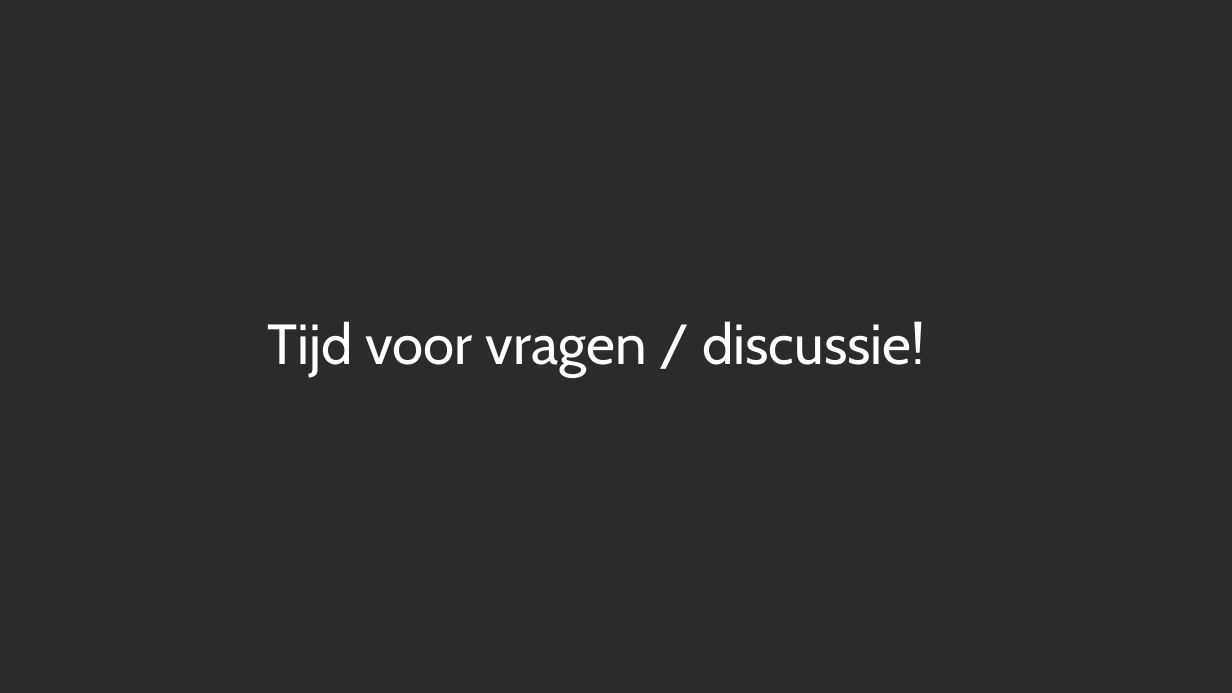
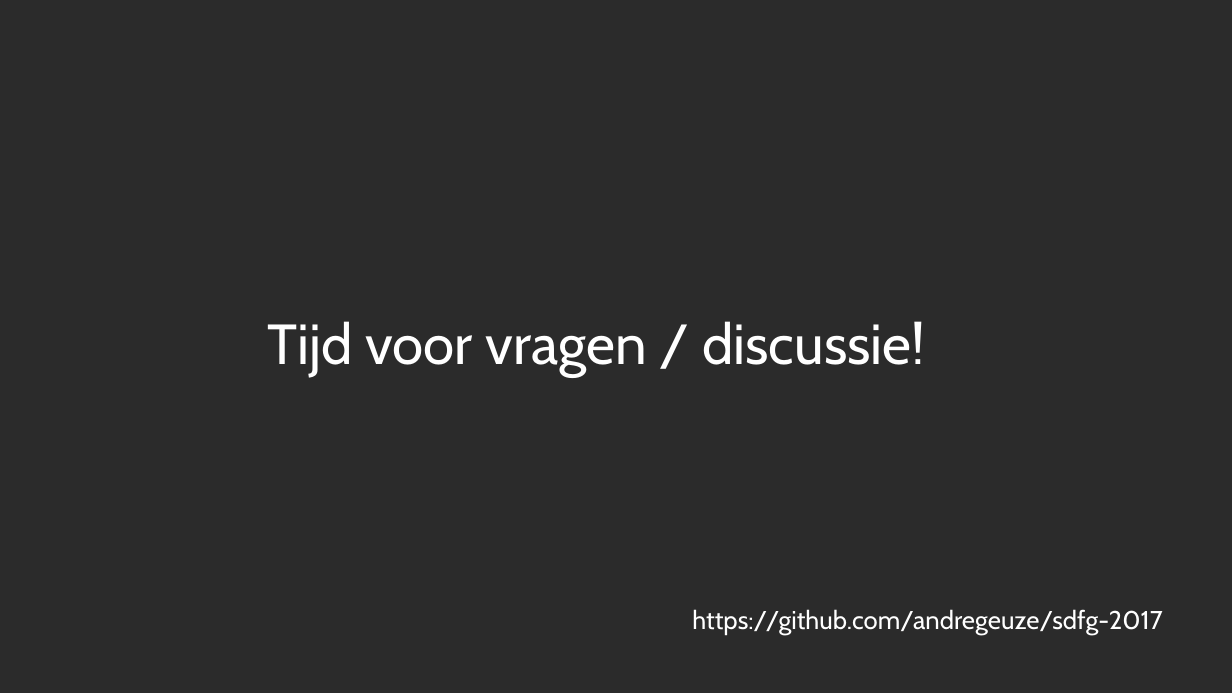
Before and after one commit to devedse/sdfg2017, a slide deck: slide 10 of presentatie.pptx. Drawn at 1232x693 pixels with LibreOffice and Linux fonts; fonts in the diff are those of the drawing; background and template pictures are left out; a plain dark background stands for a picture behind light text. Boxes give left, top, right and bottom in pixels: in the first picture for what was removed or moved away, otherwise in the second. Text is boxed around its words. In the diff, an @@ line names an element or a change of style, - is before the commit and + after.

Commit message:
Added github urls to the presentation

```diff
--- a/presentatie.pptx
+++ b/presentatie.pptx
@@ text added at [692, 609, 1162, 634], 20 pt, text #FFFFFF @@
+https://github.com/andregeuze/sdfg-2017
```
Also in this commit, not shown: 1 other slide changed.
